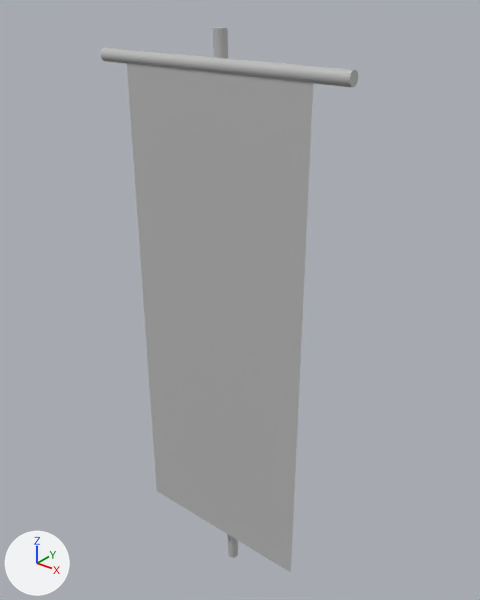
What one commit did to the FBX model OtterParty/Assets/IndividuallFolders/William/Meshes/Banner.fbx.
Both versions are drawn from a 50 mm camera at (1.88, -2.25, 2.75) aimed at (0.0, 0.11, 1.29). Lighting does not change. The marker at lower left points along +X, +Y and +Z. Where no turn or scale is listed for an object, it has been applied to the vertices.
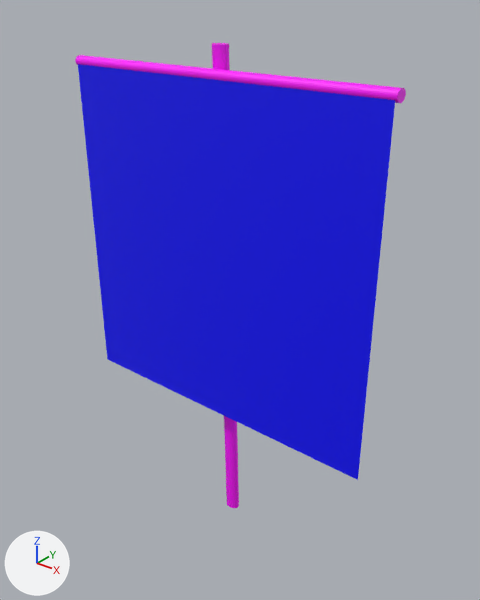
Where the newer file only moved an object's origin or applied its transform, the numbers keep the older frame.

Where the change shows, as pixel boxes [x1, y1, x2, y2] in the pictures (480 x 600 px):
'pPlane1', recoloured, moved, rescaled (70% wider, 18% shorter)
    before: [127, 63, 313, 572]
    after: [78, 64, 395, 480]
'pCylinder3', recoloured, mesh rescaled (grey to pink, 29% wider, 12% shorter)
    before: [101, 27, 358, 558]
    after: [75, 43, 406, 508]

Diff of the bpy script that builds the scene:
```diff
--- a/OtterParty/Assets/IndividuallFolders/William/Meshes/Banner.fbx.py
+++ b/OtterParty/Assets/IndividuallFolders/William/Meshes/Banner.fbx.py
@@ mat_bannerpoles @@
+mat_bannerpoles = principled_material('BannerPoles')
+mat_bannerpoles.base_color = (1.0, 0.0, 1.0)  # pink #ff00ff
@@ mat_banner @@
+mat_banner = principled_material('Banner')
+mat_banner.base_color = (0.0, 0.0, 1.0)  # blue #0000ff
@@ me_mesh_001 @@
 me_mesh_001.from_pydata(...)  # 84 vertices, 120 faces; spans x -0.66..0.66, y -0.09..0.09, z -1.48..1.48
 # used by ob_pcylinder3; location = (0.0, -0.014, 1.092)
-me_mesh_001.materials.append(mat_lambert1)  # grey #bcbcbc
+# me_mesh_001 part 1: the whole mesh is scaled about its middle by (1.29, 1, 0.847), then moved by (0.0, 0.0, 0.17)
+me_mesh_001.materials.append(mat_bannerpoles)  # pink #ff00ff
@@ me_mesh @@
 me_mesh.from_pydata(...)  # 1681 vertices, 1600 faces; spans x -0.5..0.5, y 0.0, z -0.5..0.5
-me_mesh.materials.append(mat_lambert1)  # grey #bcbcbc
+me_mesh.materials.append(mat_banner)  # blue #0000ff
@@ ob_pplane1 @@
 ob_pplane1 = bpy.data.objects.new('pPlane1', me_mesh)
-ob_pplane1.location = (0.0, -0.086, 1.164)
+ob_pplane1.location = (0.0, -0.095, 1.564)
 ob_pplane1.rotation_euler = (-3.142, 0.0, 0.0)  # degrees (-180, 0, 0)
-ob_pplane1.scale = (1.0, 0.01, 2.5)
+ob_pplane1.scale = (1.67, 0.01, 1.67)
```
